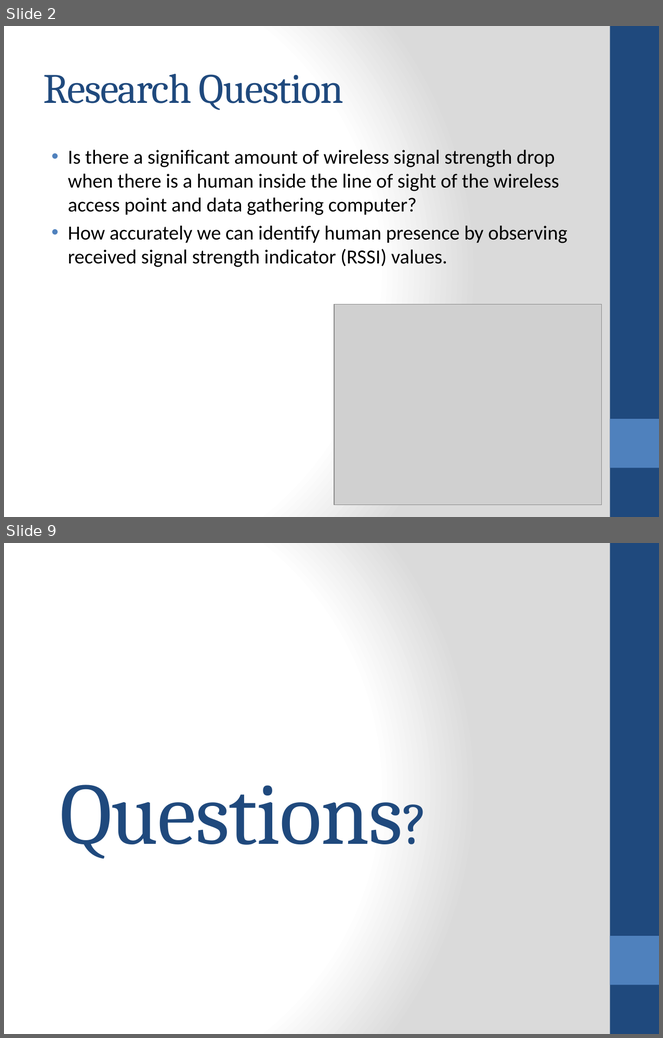
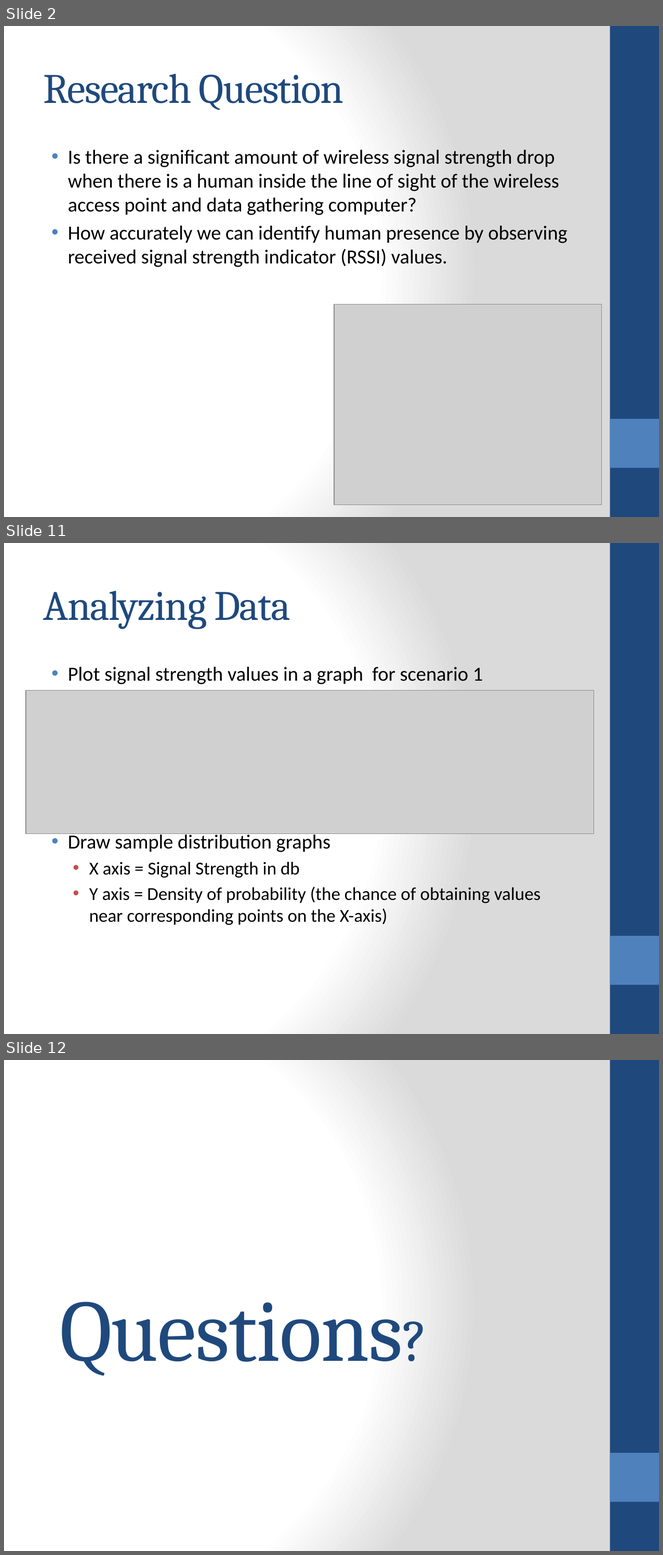
Before and after one commit to jithendra89/research, a slide deck: presentations/interim-final.pptx. Shown one above the other, each under a label of ours: slides 2 and 9 before the commit, slides 2, 11 and 12 after it; the slides between them are not shown. The pictures are 663x1038 and 663x1555 pixels, drawn with LibreOffice and Linux fonts; fonts in the diff are those of the drawing; grey boxes stand for pictures. Boxes give left, top, right and bottom in pixels: in the first picture for what was removed or moved away, otherwise in the second. Text is boxed around its words. In the diff, an @@ line names an element or a change of style, - is before the commit and + after.

```diff
--- a/presentations/interim-final.pptx
+++ b/presentations/interim-final.pptx
@@ slide 11 added at box(4, 543, 659, 1034), background gradient #FFFFFF to #DADADA; not listed: 2 template elements that a slide beside it also shows @@
@@ title added at box(44, 591, 291, 629), 46 pt, text #1F497D @@
+Analyzing Data
@@ text added at box(68, 667, 541, 925), 20 pt, text #000000 @@
+• Plot signal strength values in a graph for scenario 1
+• Draw sample distribution graphs
+  • X axis = Signal Strength in db
+  • Y axis = Density of probability (the chance of obtaining values near corresponding points on the X-axis)
@@ picture added at box(26, 691, 594, 834) @@
@@ what was slide 9 is now slide 12 @@
```
Also in this commit, not shown: 6 slides changed, 2 other slides added.
